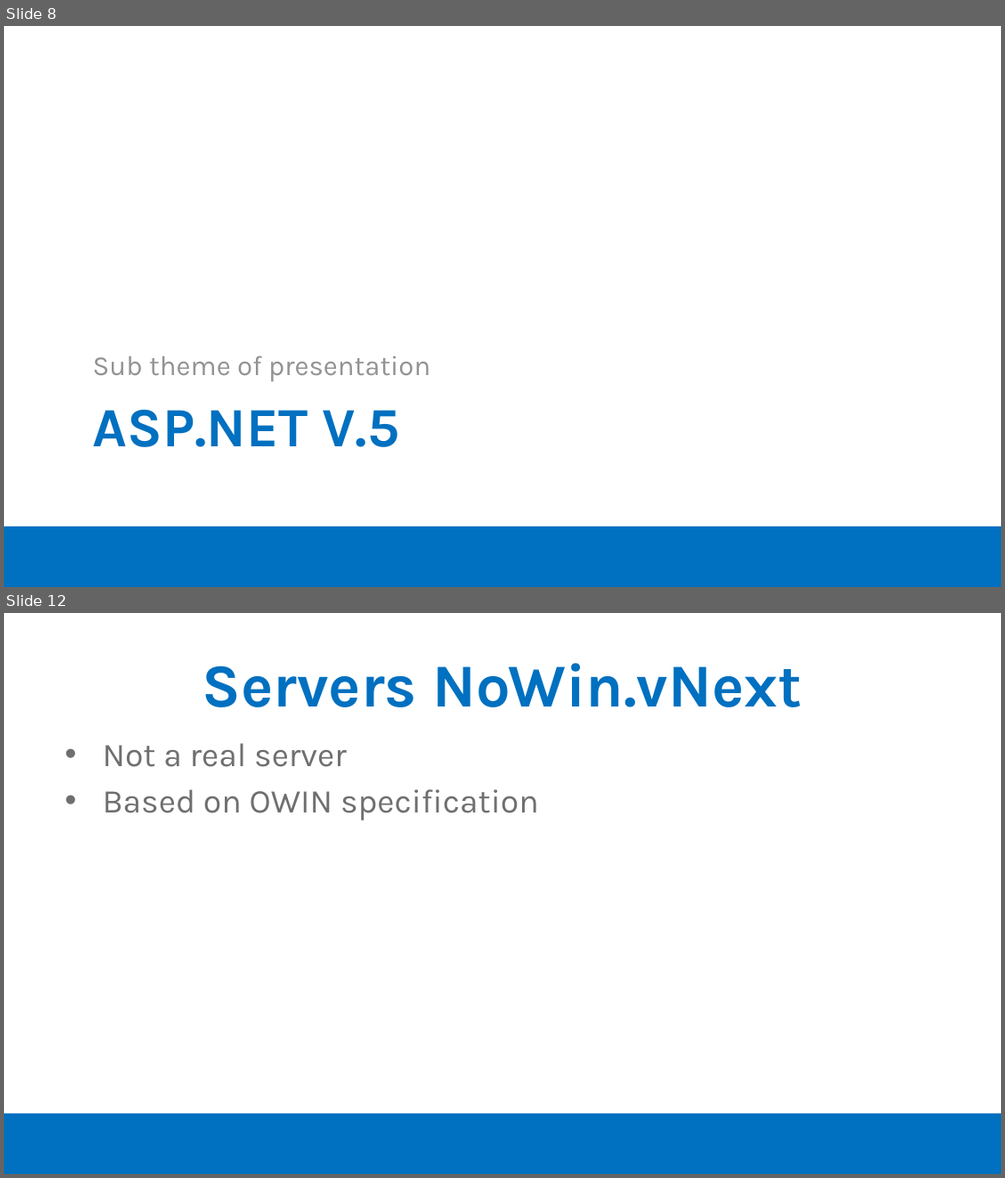
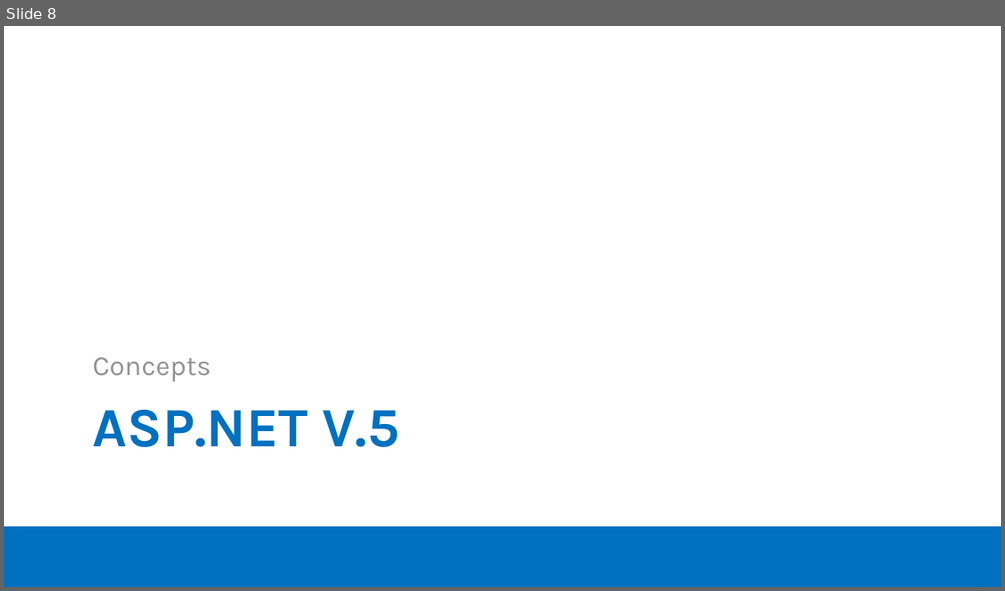
Before and after one commit to moljac/ASP.net.v5-AKA-vNext-Windays15, a slide deck: talk/Windays15 - ASP.net v.5 (vNext) on Linux and Mac OSX.pptx. Shown one above the other, each under a label of ours: slides 8 and 12 before the commit, slide 8 after it; the slides between them are not shown. The pictures are 1005x1178 and 1005x591 pixels, drawn with LibreOffice and Linux fonts; fonts in the diff are those of the drawing; background and template pictures are left out. Boxes give left, top, right and bottom in pixels: in the first picture for what was removed or moved away, otherwise in the second. Text is boxed around its words. In the diff, an @@ line names an element or a change of style, - is before the commit and + after.

```diff
--- a/talk/Windays15 - ASP.net v.5 (vNext) on Linux and Mac OSX.pptx
+++ b/talk/Windays15 - ASP.net v.5 (vNext) on Linux and Mac OSX.pptx
@@ slide 12 removed at (4,613,1001,1174), background #FFFFFF; not listed: 1 template element that a slide beside it also shows @@
@@ title removed at (202,663,801,707) @@
-Servers NoWin.vNext
@@ text removed at (103,743,539,820) @@
-• Not a real server
-• Based on OWIN specification
@@ slide 8 changed as well @@
@@ text at (93,357,211,381): text changed @@
-Sub theme of presentation
+Concepts
```
Also in this commit, not shown: 14 other slides changed, 3 slides added, 2 other slides removed.
